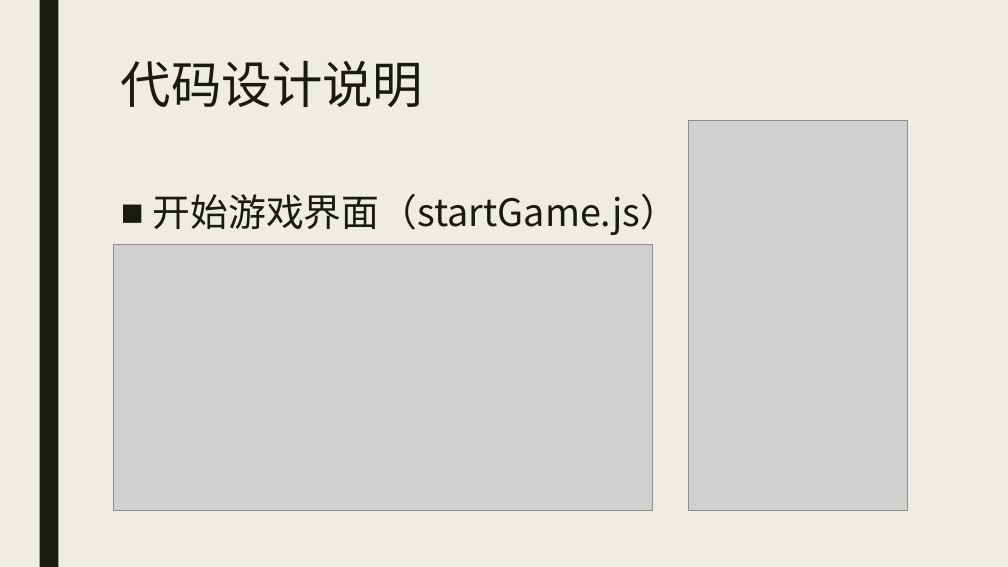
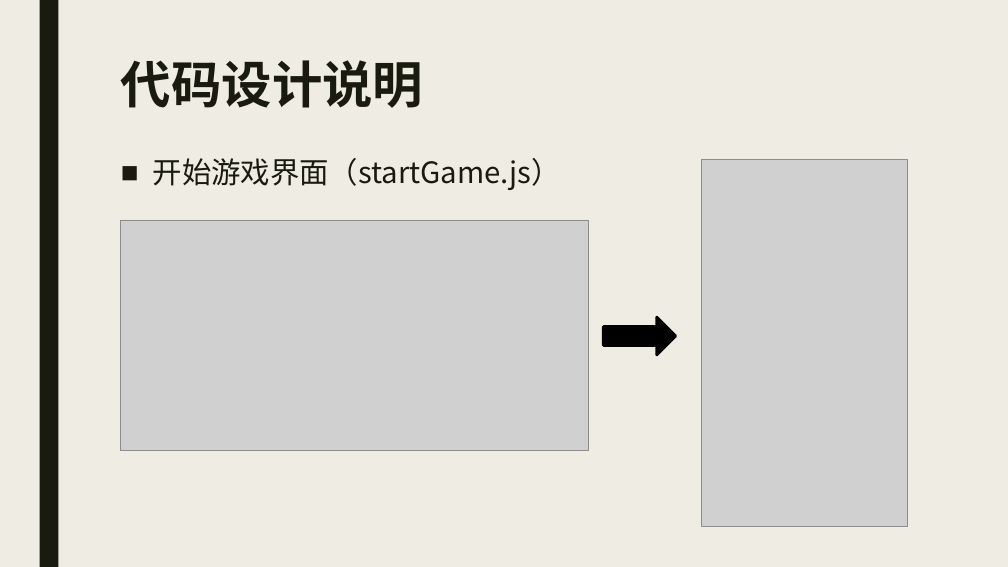
Before and after one commit to RLLDLBF/EasyGoing, a slide deck: slide 5 of Pre/游戏展示.pptx. Drawn at 1008x567 pixels with LibreOffice and Linux fonts; fonts in the diff are those of the drawing; grey boxes stand for pictures. Boxes give left, top, right and bottom in pixels: in the first picture for what was removed or moved away, otherwise in the second. Text is boxed around its words. In the diff, an @@ line names an element or a change of style, - is before the commit and + after.

```diff
--- a/Pre/游戏展示.pptx
+++ b/Pre/游戏展示.pptx
@@ title "代码设计说明" at [121,60,423,108]: bold on @@
@@ text "开始游戏界面（startGame.js）": place and size @@
-text "开始游戏界面（startGame.js）" at [153,194,679,235]
+text "开始游戏界面（startGame.js）" at [153,158,561,190]
@@ text "开始游戏界面（startGame.js）" at [153,158,561,190]: size 36 to 28 pt @@
@@ picture: place and size @@
-picture at [688,120,907,510]
+picture at [701,159,907,526]
@@ picture: place and size @@
-picture at [113,245,652,510]
+picture at [121,220,589,451]
@@ right arrow added at [603,318,676,355], fill #000000, outline #000000 2.75 pt @@
```
Also in this commit, not shown: 10 other slides changed.
